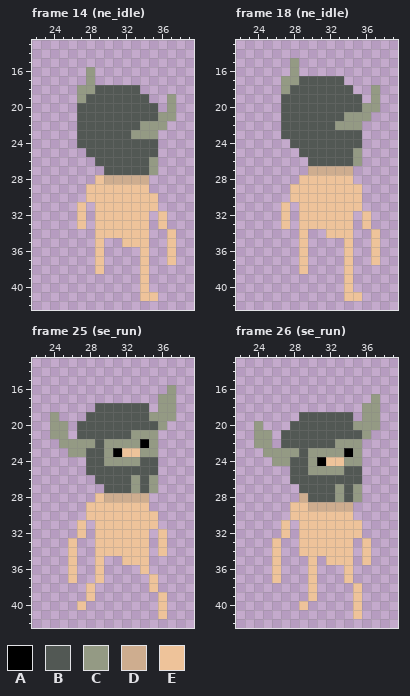
Two versions of one pixel-art file, Assets/Sprites/Player/Simple Pete.aseprite. The picture above was drawn from the file before the commit.
64x64 pixels, 60 frames. Colours within 5 levels of each other are drawn and written as one. Shown: frame 14 (ne_idle): x 22..39, y 13..42; frame 18 (ne_idle): x 22..39, y 13..42; frame 25 (se_run): x 22..39, y 13..42; frame 26 (se_run): x 22..39, y 13..42. The commit also changed other frames, which this record leaves out.
Visible layers, top first: "Gear/Head", "Head", "Body".
Palette (. is transparent): A #000000  B #525854  C #949a84  D #cead8f  E #eec39a
Pixels before, frame 14 (ne_idle), first column x 27:
16 .C.........
17 .C.........
18 CCBBBBB....
19 CBBBBBBB..C
20 BBBBBBBBB.C
21 BBBBBBBBBCC
22 BBBBBBBCCC.
23 BBBBBBCCC..
24 BBBBBBBBB..
25 .BBBBBBBB..
26 ..BBBBBBC..
27 ...BBBBBC..
28 ..EDDDDD...
29 .EEEEEEE...
30 .EEEEEEEE..
31 E.EEEEEEE..
32 E.EEEEEE.E.
33 E.EEEEEE.E.
34 ..EEEEEE..E
35 ..E..EEE..E
36 ..E....E..E
37 ..E....E..E
38 ..E....E...
39 .......E...
40 .......E...
41 .......EE..
Pixels before, frame 18 (ne_idle), first column x 27:
15 .C.........
16 .C.........
17 CCBBBBB....
18 CBBBBBBB..C
19 BBBBBBBBB.C
20 BBBBBBBBBCC
21 BBBBBBBCCC.
22 BBBBBBCCC..
23 BBBBBBBBB..
24 .BBBBBBBB..
25 ..BBBBBBC..
26 ...BBBBBC..
27 ...DDDDD...
28 ..EEEEEE...
29 .EEEEEEEE..
30 .EEEEEEEE..
31 E.EEEEEEE..
32 E.EEEEEE.E.
33 E.EEEEEE.E.
34 ..E..EEE..E
35 ..E....E..E
36 ..E....E..E
37 ..E....E..E
38 ..E....E...
39 .......E...
40 .......E...
41 .......EE..
Pixels before, frame 25 (se_run), first column x 24:
16 .............C
17 ............CC
18 .....BBBBBB.CC
19 C...BBBBBBBCCC
20 CC.BBBBBBBBBC.
21 CC.BBBBBBCCC..
22 .CCCCBCCCCAC..
23 ..CCBBCAEECC..
24 ....BBCCCCBB..
25 ....BBBBBBBB..
26 .....BBBBCBC..
27 ......BBBCBC..
28 .....EDDDDD...
29 ....EEEEEEE...
30 ....EEEEEEEE..
31 ...E.EEEEEEE..
32 ...E.EEEEEE.E.
33 ..E..EEEEEE.E.
34 ..E..EEEEEE.E.
35 ..E..E..EEE...
36 ..E..E....E...
37 ..E..E.....E..
38 ....E......E..
39 ....E.......E.
40 ...E........E.
41 ............E.
Pixels before, frame 26 (se_run), first column x 24:
17 .............C
18 ............CC
19 .....BBBBBB.CC
20 C...BBBBBBBCCC
21 CC.BBBBBBBBBC.
22 CC.BBBBBBCCC..
23 .CCCCBCCCCAC..
24 ..CCBBCAEECC..
25 ....BBCCCCBB..
26 ....BBBBBBBB..
27 .....BBBBCBC..
28 .....DBBBCBC..
29 ....EEDDDDD...
30 ....EEEEEEE...
31 ...E.EEEEEEE..
32 ...E.EEEEEEE..
33 ..E..EEEEEE.E.
34 ..E..EEEEEE.E.
35 ..E...E.EEE.E.
36 ..E...E...E...
37 ..E...E...E...
38 ......E....E..
39 ......E....E..
40 .....E.....E..
41 ...........E..
And afterwards:
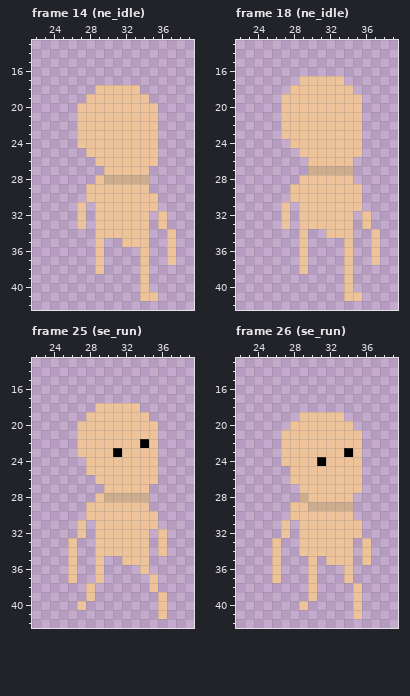
Diff:
layer "Gear/Head" now hidden
Frame 14 (ne_idle):
y 16..17: x 28 C -> .
y 18: x 27..33 CCBBBBB -> ..EEEEE
y 19: x 27..34 CBBBBBBB -> .EEEEEEE; x 37 C -> .
y 20: x 27..35 BBBBBBBBB -> EEEEEEEEE; x 37 C -> .
y 21: x 27..37 BBBBBBBBBCC -> EEEEEEEEE..
y 22: x 27..36 BBBBBBBCCC -> EEEEEEEEE.
y 23: x 27..35 BBBBBBCCC -> EEEEEEEEE
y 24: x 27..35 BBBBBBBBB -> EEEEEEEEE
y 25: x 28..35 BBBBBBBB -> EEEEEEEE
y 26: x 29..35 BBBBBBC -> EEEEEEE
y 27: x 30..35 BBBBBC -> EEEEE.
Frame 18 (ne_idle):
y 15..16: x 28 C -> .
y 17: x 27..33 CCBBBBB -> ..EEEEE
y 18: x 27..34 CBBBBBBB -> .EEEEEEE; x 37 C -> .
y 19: x 27..35 BBBBBBBBB -> EEEEEEEEE; x 37 C -> .
y 20: x 27..37 BBBBBBBBBCC -> EEEEEEEEE..
y 21: x 27..36 BBBBBBBCCC -> EEEEEEEEE.
y 22: x 27..35 BBBBBBCCC -> EEEEEEEEE
y 23: x 27..35 BBBBBBBBB -> EEEEEEEEE
y 24: x 28..35 BBBBBBBB -> EEEEEEEE
y 25: x 29..35 BBBBBBC -> EEEEEEE
y 26: x 30..35 BBBBBC -> EEEEE.
Frame 25 (se_run):
y 16: x 37 C -> .
y 17: x 36..37 CC -> ..
y 18: x 29..34 BBBBBB -> EEEEE.; x 36..37 CC -> ..
y 19: x 24 C -> .; x 28..37 BBBBBBBCCC -> EEEEEEE...
y 20: x 24..25 CC -> ..; x 27..36 BBBBBBBBBC -> EEEEEEEEE.
y 21: x 24..25 CC -> ..; x 27..35 BBBBBBCCC -> EEEEEEEEE
y 22: x 25..33 CCCCBCCCC -> ..EEEEEEE; x 35 C -> E
y 23: x 26..30 CCBBC -> .EEEE; x 34..35 CC -> EE
y 24: x 28..35 BBCCCCBB -> EEEEEEEE
y 25: x 28..35 BBBBBBBB -> EEEEEEEE
y 26: x 29..35 BBBBCBC -> EEEEEEE
y 27: x 30..35 BBBCBC -> EEEEE.
Frame 26 (se_run):
y 17: x 37 C -> .
y 18: x 36..37 CC -> ..
y 19: x 29..34 BBBBBB -> EEEEE.; x 36..37 CC -> ..
y 20: x 24 C -> .; x 28..37 BBBBBBBCCC -> EEEEEEE...
y 21: x 24..25 CC -> ..; x 27..36 BBBBBBBBBC -> EEEEEEEEE.
y 22: x 24..25 CC -> ..; x 27..35 BBBBBBCCC -> EEEEEEEEE
y 23: x 25..33 CCCCBCCCC -> ..EEEEEEE; x 35 C -> E
y 24: x 26..30 CCBBC -> .EEEE; x 34..35 CC -> EE
y 25: x 28..35 BBCCCCBB -> EEEEEEEE
y 26: x 28..35 BBBBBBBB -> EEEEEEEE
y 27: x 29..35 BBBBCBC -> EEEEEEE
y 28: x 30..35 BBBCBC -> EEEEE.
Pixel boxes of the changes (left, top, right, bottom) in both pictures:
changed: (77, 67, 176, 175)
changed: (281, 58, 380, 166)
changed: (50, 385, 176, 493)
changed: (254, 394, 380, 502)
